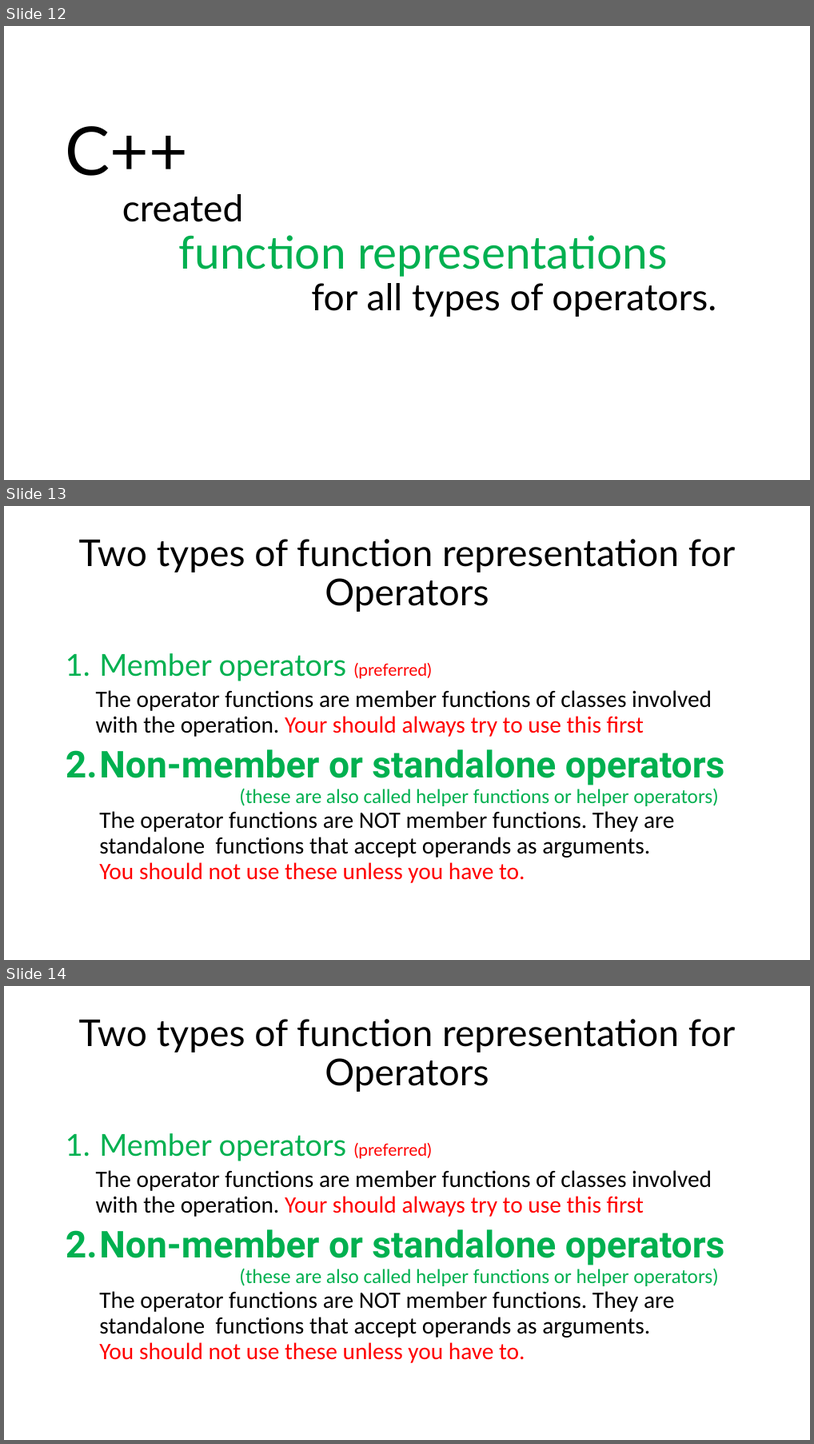
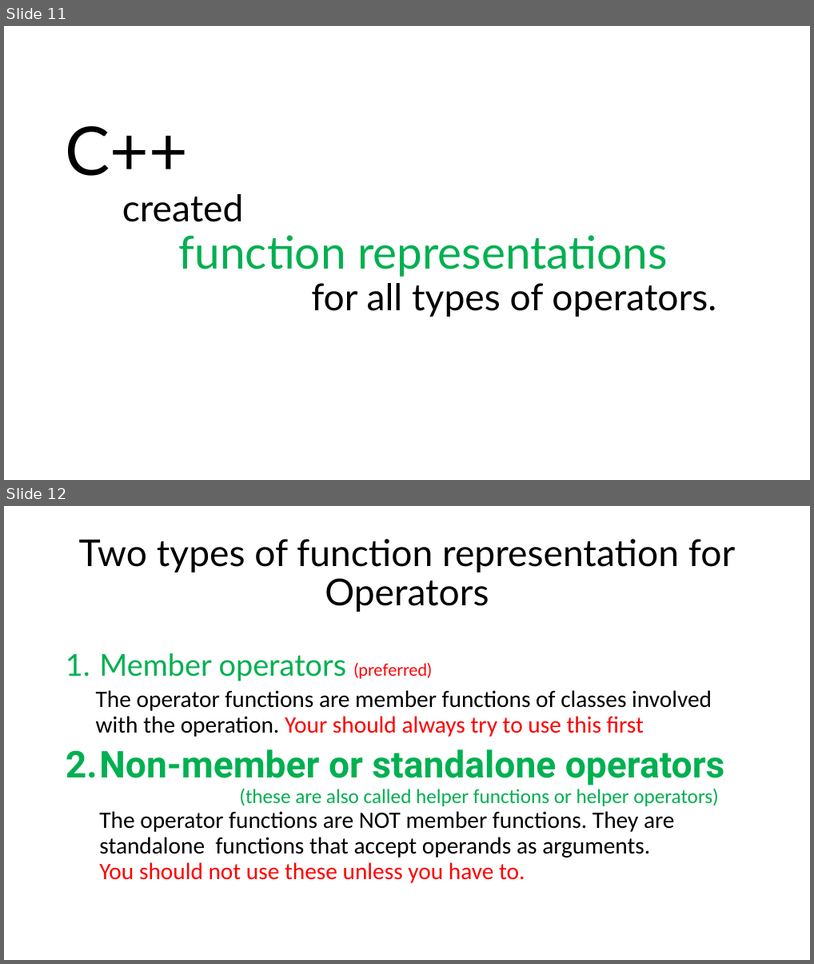
Before and after one commit to yhao18/OOP244-NABD-Notes, a slide deck: D/08-Oct14/Operators.pptx. Shown one above the other, each under a label of ours: slides 12, 13 and 14 before the commit, slides 11 and 12 after it. The pictures are 814x1444 and 814x964 pixels, drawn with LibreOffice and Linux fonts; fonts in the diff are those of the drawing. Boxes give left, top, right and bottom in pixels: in the first picture for what was removed or moved away, otherwise in the second. Text is boxed around its words. In the diff, an @@ line names an element or a change of style, - is before the commit and + after.

```diff
--- a/D/08-Oct14/Operators.pptx
+++ b/D/08-Oct14/Operators.pptx
@@ slide 13 removed at bbox=[4, 506, 810, 960], background #FFFFFF @@
@@ title removed at bbox=[79, 539, 735, 612] @@
-Two types of function representation for Operators
@@ text removed at bbox=[66, 653, 726, 883] @@
-1. Member operators (preferred)
-  The operator functions are member functions of classes involved with the operation. Your should always try to use this first
-2. Non-member or standalone operators
-   (these are also called helper functions or helper operators)
-   The operator functions are NOT member functions. They are standalone functions that accept operands as arguments.
-   You should not use these unless you have to.
@@ what was slide 12 is now slide 11 @@
@@ what was slide 14 is now slide 12 @@
```
Also in this commit, not shown: 3 slides changed, 2 other slides removed, 10 other files.
